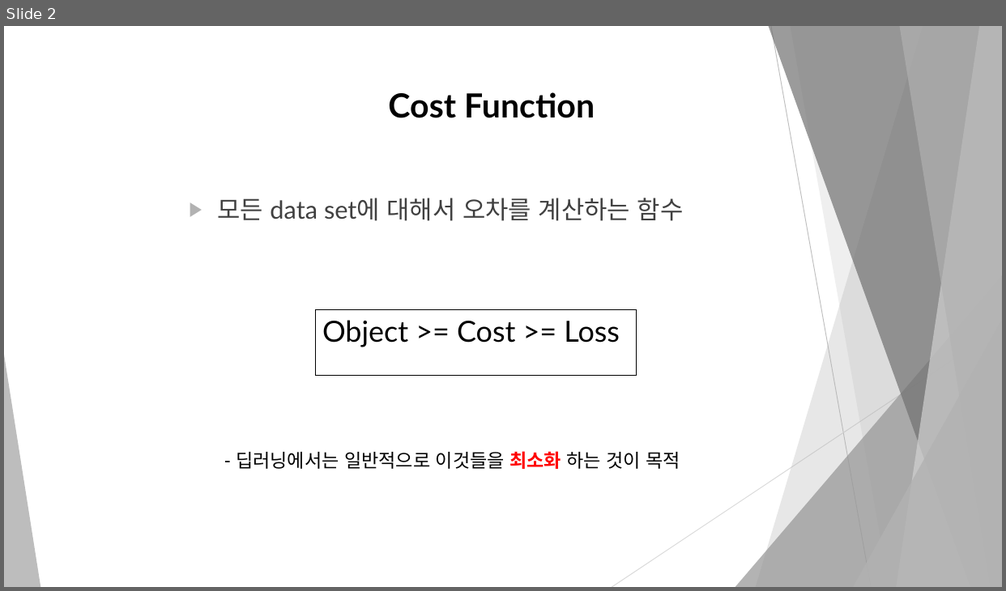
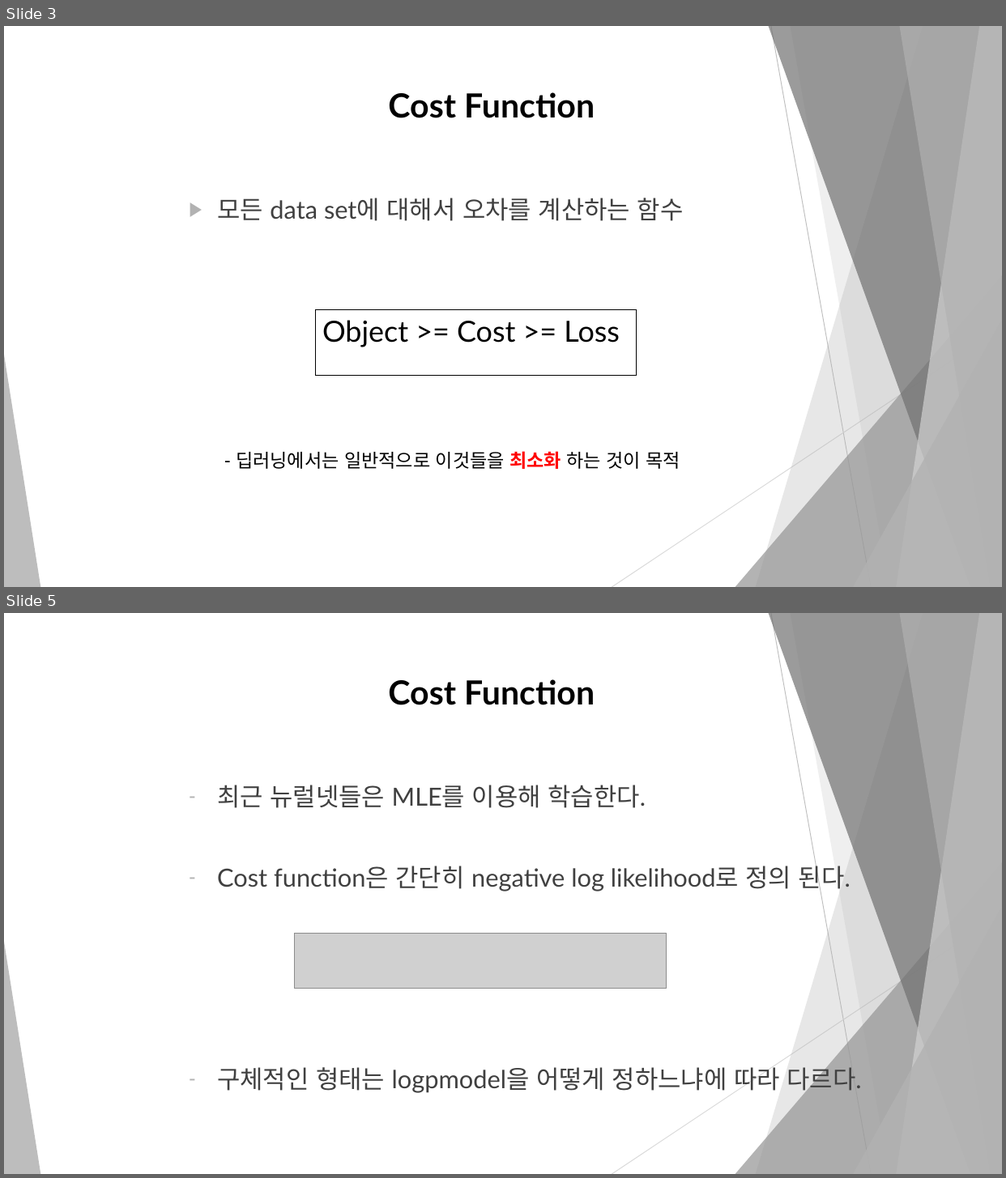
Before and after one commit to dbswl067/Machine-learning, a slide deck: 발표 자료/6.2 Gradient-Based Learning.pptx. Shown one above the other, each under a label of ours: slide 2 before the commit, slides 3 and 5 after it; the slides between them are not shown. The pictures are 1006x591 and 1006x1178 pixels, drawn with LibreOffice and Linux fonts; fonts in the diff are those of the drawing; grey boxes stand for pictures. Boxes give left, top, right and bottom in pixels: in the first picture for what was removed or moved away, otherwise in the second. Text is boxed around its words. In the diff, an @@ line names an element or a change of style, - is before the commit and + after.

Commit message:
addd: Cost Function

```diff
--- a/발표 자료/6.2 Gradient-Based Learning.pptx
+++ b/발표 자료/6.2 Gradient-Based Learning.pptx
@@ slide 5 added at bbox=[4, 613, 1002, 1174], background #FFFFFF; not listed: 10 template elements that a slide beside it also shows @@
@@ text added at bbox=[388, 679, 594, 705], 32 pt, text #000000, bold @@
+Cost Function
@@ text added at bbox=[217, 785, 861, 1095], 24 pt, text #404040 @@
+– 최근 뉴럴넷들은 MLE를 이용해 학습한다.
+– Cost function은 간단히 negative log likelihood로 정의 된다.
+– 구체적인 형태는 logpmodel을 어떻게 정하느냐에 따라 다르다.
@@ picture added at bbox=[295, 934, 667, 989] @@
@@ what was slide 2 is now slide 3 @@
```
Also in this commit, not shown: 2 slides changed, 1 other slide added.
